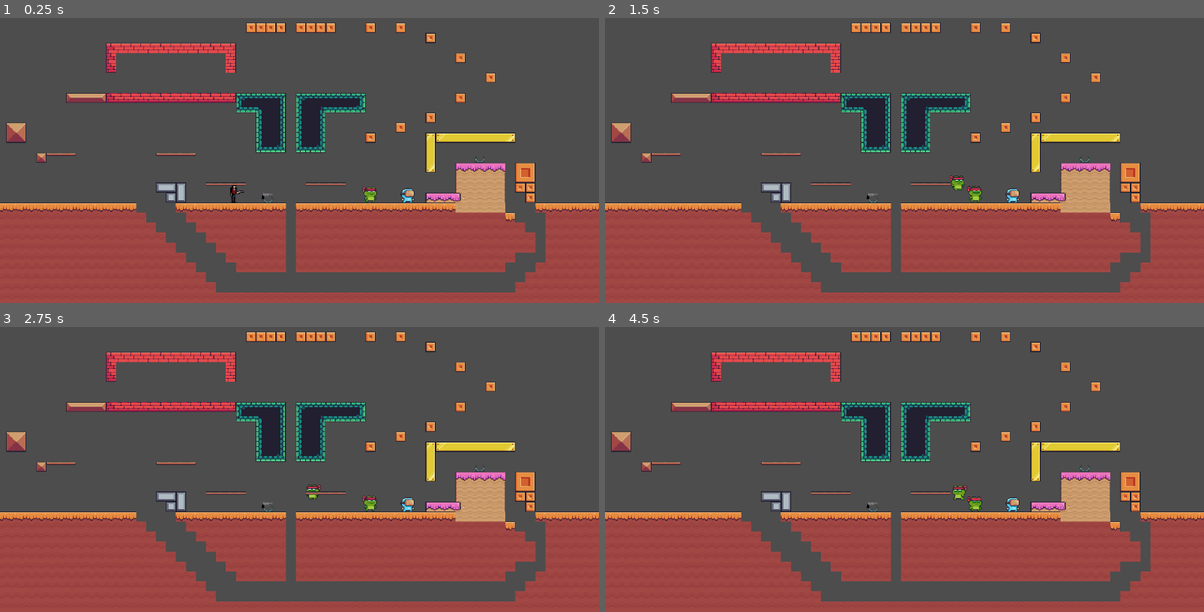
Above: before the commit, frames 1-4 (two rows, left to right).
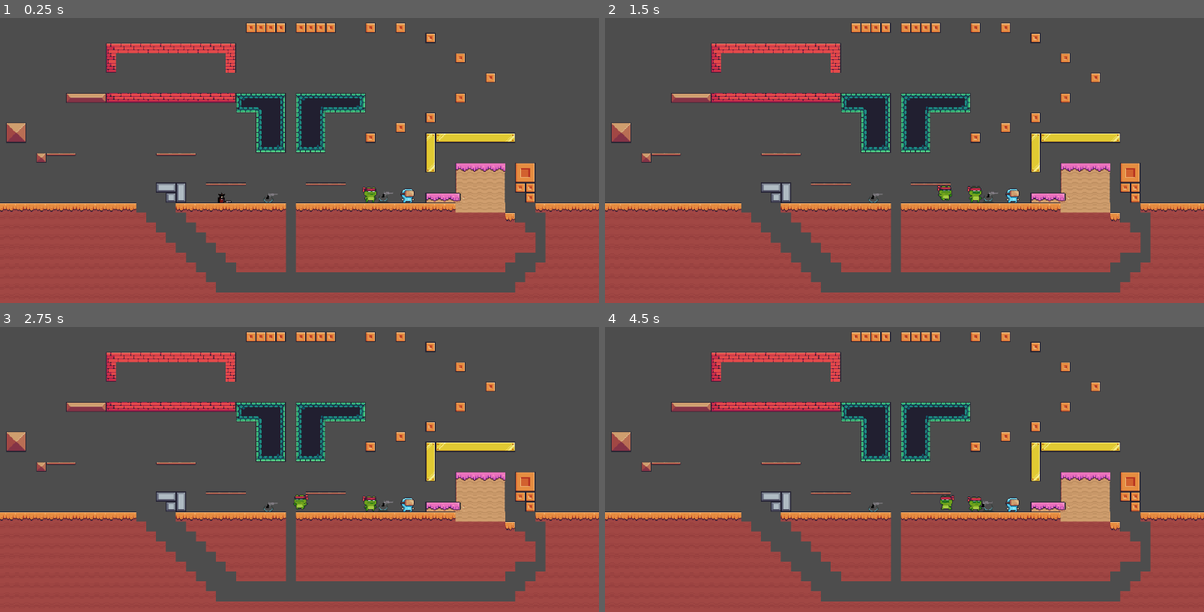
Above: after the commit, the same moments.

Repository: Sean-Suggitt/West-Bound
Game: Godot game, scene res://Scenes/MAIN.tscn
The game is run twice, just before and just after one commit, with the same random seed, the same clock (stepped at 60 frames per second) and the same inputs.
Inputs:
- Up to frame 1 (0.25 s): no input
- Up to frame 2 (1.5 s): tap Enter at 0.5 s; hold D (P1_right) from 0.53 s (still down); tap J (P1_fire) at 0.6 s; tap Space (P1_jump) at 0.77 s; tap E (P1_pickup) at 1.35 s
- Up to frame 3 (2.75 s): tap Space (P1_jump) at 1.52, 2 s; release D (P1_right) at 2.03 s; hold A (P1_left) from 2.03 s (still down); tap K (P2_fire) at 2.1 s
- Up to frame 4 (4.5 s): release A (P1_left) at 2.78 s; hold D (P1_right) 2.78-4.28 s; tap Left (P2_left) at 2.85 s; tap Space (P1_jump) at 3.02, 3.77 s; tap L (P2_pickup) at 3.6 s; hold A (P1_left) from 4.28 s (still down); tap Right (P2_right) at 4.35 s

The runs differ from the first frame. In frame 1, 0.2% of the frame differs, in the area x 36-81%, y 48-65%; in frame 2, 0.3%, in the area x 43-81%, y 48-65%; in frame 3, 0.2%; in frame 4, 0.3%.

Commit message:
Quick Changes

Diff:
--- a/West Bound/Scenes/MAIN.tscn
+++ b/West Bound/Scenes/MAIN.tscn
@@ -17,11 +17,11 @@
 position = Vector2(0, -125)
 zoom = Vector2(1.2, 1.2)
 
-[node name="GunHolder" parent="." instance=ExtResource("4_783md")]
+[node name="GunHolder" parent="." groups=["GunHolders"] instance=ExtResource("4_783md")]
 position = Vector2(-50, -13)
 
-[node name="GunHolder2" parent="." instance=ExtResource("4_783md")]
-position = Vector2(289, -78)
+[node name="GunHolder2" parent="." groups=["GunHolders"] instance=ExtResource("4_783md")]
+position = Vector2(134, -15)
 
 [node name="Player" parent="." instance=ExtResource("5_5c1w6")]
 position = Vector2(-106, -61)
@@ -30,7 +30,10 @@
 position = Vector2(-54, 0)
 
 [node name="Revolver" parent="." groups=["revolver_group"] instance=ExtResource("4_5c1w6")]
-position = Vector2(-61, -22)
+position = Vector2(-53, -22)
+
+[node name="Revolver2" parent="." groups=["revolver_group"] instance=ExtResource("4_5c1w6")]
+position = Vector2(132, -24)
 
 [node name="Node2D" parent="." instance=ExtResource("6_125yk")]
 position = Vector2(173, -27)
--- a/West Bound/Scenes/PlayerScene.tscn
+++ b/West Bound/Scenes/PlayerScene.tscn
@@ -277,10 +277,10 @@
 script = ExtResource("1_6nwty")
 
 [node name="AniPlayerSpr" type="AnimatedSprite2D" parent="."]
-position = Vector2(20, -19)
+position = Vector2(3.8147e-06, -3)
 scale = Vector2(1.00837, 1.00484)
 sprite_frames = SubResource("SpriteFrames_1fr6y")
-animation = &"idle"
+animation = &"run"
 
 [node name="GunPoint" type="Marker2D" parent="AniPlayerSpr"]
 position = Vector2(9.91699, 8.95665)
--- a/West Bound/Scripts/GameManager.gd
+++ b/West Bound/Scripts/GameManager.gd
@@ -1,5 +1,7 @@
 extends Node2D
 
+# Item spawn tracking
+var item_spawn_positions: Array = []
 
 # Called when the node enters the scene tree for the first time.
 func _ready() -> void:
@@ -14,6 +16,10 @@
 	pass # Replace with function body.
 
 var round_active = true
+
+# Find all revolvers in the scene and store their positions
+#var revolvers = get_tree().get_nodes_in_group("revolver_group")
+
 
 func _on_player_died(player_id):
 	print(player_id)
@@ -38,6 +44,19 @@
 	var player1 = get_parent().get_node("Player")
 	var player2 = get_parent().get_node("Player2")
 
+	# Call the new reset method on both players to handle item clearing
+	if player1.has_method("reset_for_new_round"):
+		print("it has a method")
+		player1.reset_for_new_round()
+	if player2.has_method("reset_for_new_round"):
+		print("it also has a method")
+		player2.reset_for_new_round()
+
+
+	# Respawn revolvers at their original positions
+	await get_tree().process_frame  # Wait a frame to ensure old revolvers are freed
+	#_respawn_items_at_spawn_positions()
+
 	#Move players to spawn points
 	var spawn_p1 = get_tree().get_nodes_in_group("spawn_P1")
 	var spawn_p2 = get_tree().get_nodes_in_group("spawn_P2")
@@ -60,6 +79,16 @@
 	$FadeRect.hide()
 	round_active = true
 
+#func _respawn_items_at_spawn_positions() -> void:
+	## Respawn all items at their original positions
+	#var revolver_scene = preload("res://Scenes/Revolver.tscn")
+	#print(revolver_scene)
+	#for spawn_data in item_spawn_positions:
+		#var new_revolver = revolver_scene.instantiate()
+		#new_revolver.position = spawn_data["position"]
+		#get_parent().add_child(new_revolver)
+		#print("Respawned revolver at: ", spawn_data["position"])
+
 # Called every frame. 'delta' is the elapsed time since the previous frame.
 func _process(delta: float) -> void:
 	pass
--- a/West Bound/Scripts/PlayerScript.gd
+++ b/West Bound/Scripts/PlayerScript.gd
@@ -425,6 +425,53 @@
 		items_in_range.erase(area)
 		print(player_id, " items in range: ", items_in_range)
 
+ #--------------------------------------------------------------------
+#----------------------- ROUND RESET FUNCTIONS ----------------------
+#--------------------------------------------------------------------
+
+# Public method for external round resets
+func reset_for_new_round() -> void:
+	"""Called by GameManager when a round resets. Handles clearing item state and other round-specific resets."""
+
+	# Clear item holding state without dropping (items will respawn at their original positions)
+	if holding_item:
+		holding_item = false
+		if item_sprite:
+			item_sprite.hide()
+		var revolver = get_parent().get_node("Revolver")
+		revolver.queue_free()
+		var revolver2 = get_parent().get_node("Revolver2")
+		revolver2.queue_free()
+
+	# Instantiate two new revolvers at their original positions after clearing old ones
+	var revolver_instance_1 = revolver_scene.instantiate()
+	var revolver_instance_2 = revolver_scene.instantiate()
+
+	#Set positions to the positions of the gun holders
+	var gun_holders = get_tree().get_nodes_in_group("GunHolders")
+	for i in range(gun_holders.size()):
+		print("Gun holder ", i, " position: ", gun_holders[i].global_position)
+	revolver_instance_1.position = gun_holders[0].global_position
+	revolver_instance_2.position = gun_holders[1].global_position
+
+	# Clear any items that might be in range
+	items_in_range.clear()
+
+	# Reset visual state
+	if sprite:
+		sprite.modulate.a = 1.0
+		sprite.show()
+		sprite.play("idle")
+
+	# Reset physics
+	velocity = Vector2.ZERO
+	is_dead = false
+
+	# Re-enable collisions in case they were disabled
+	set_collision_layer_value(1, true)
+	if hurt_box:
+		hurt_box.set_deferred("monitoring", true)
+
 #--------------------------------------------------------------------
 #----------------------- LEGACY FUNCTIONS ---------------------------
 #--------------------------------------------------------------------
